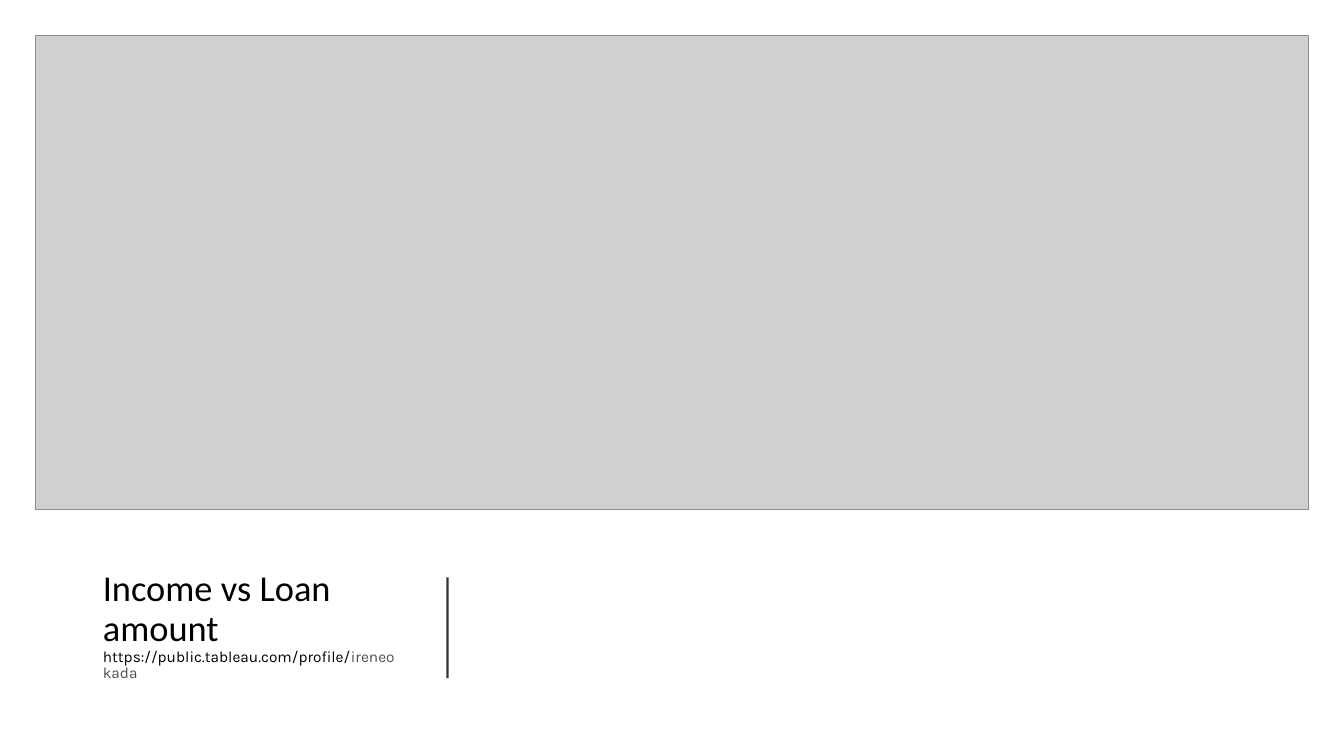
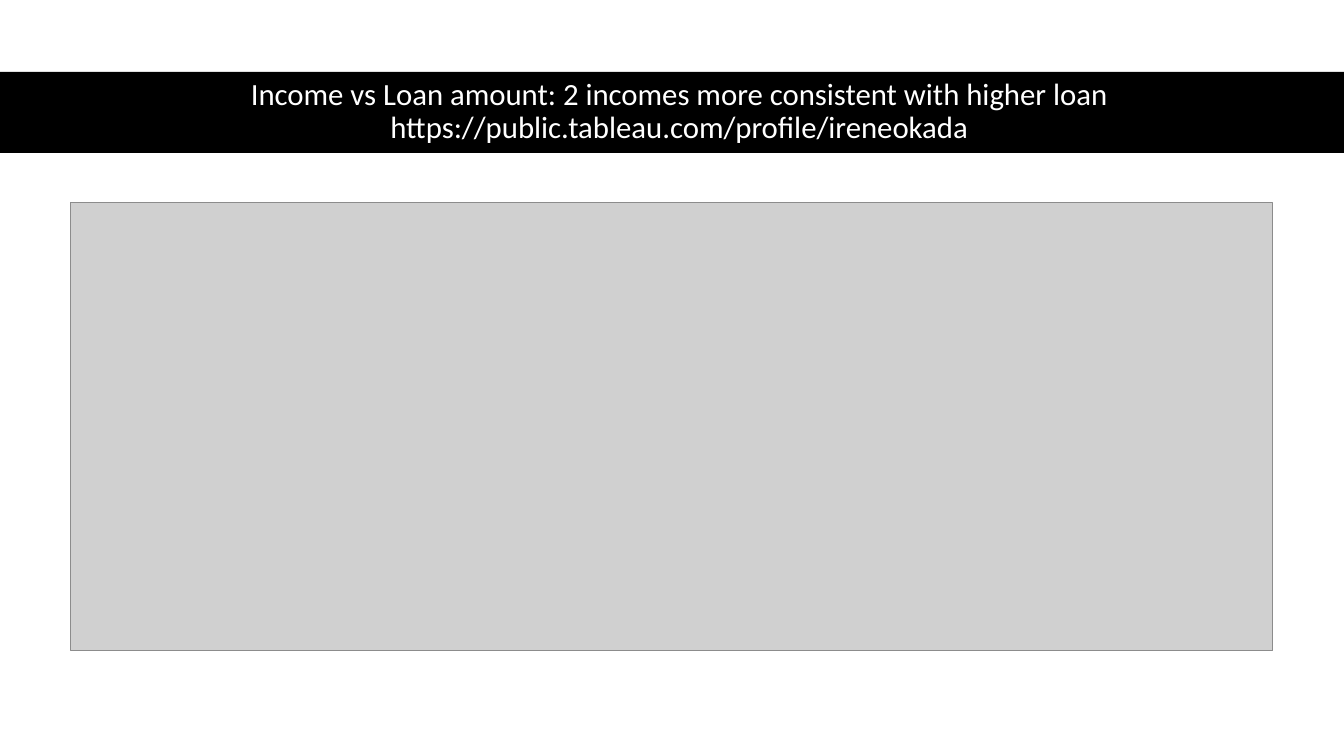
Before and after one commit to diazdez/Project-3, a slide deck: slide 4 of Loan approval project 3.pptx (slide 3 before the commit). Drawn at 1344x756 pixels with LibreOffice and Linux fonts; fonts in the diff are those of the drawing; grey boxes stand for pictures. Boxes give left, top, right and bottom in pixels: in the first picture for what was removed or moved away, otherwise in the second. Text is boxed around its words. In the diff, an @@ line names an element or a change of style, - is before the commit and + after.

```diff
--- a/Loan approval project 3.pptx
+++ b/Loan approval project 3.pptx
@@ background #000000 to #FFFFFF @@
@@ rectangle added at (0, 72, 1344, 153), fill #000000 @@
@@ title at (251, 83, 1107, 143): text changed; size 11 to 22 pt; font Karla to Calibri; text colour #000000 to #FFFFFF @@
-Income vs Loan amount
-https://public.tableau.com/profile/ireneokada
+Income vs Loan amount: 2 incomes more consistent with higher loan
+https://public.tableau.com/profile/ireneokada
@@ picture: place and size @@
-picture at (35, 35, 1309, 510)
+picture at (71, 203, 1273, 650)
@@ rectangle removed at (35, 527, 1309, 721) @@
@@ line removed from (448, 679) to (448, 578) @@
```
Also in this commit, not shown: 5 other slides changed, 5 slides added, 2 slides removed.
